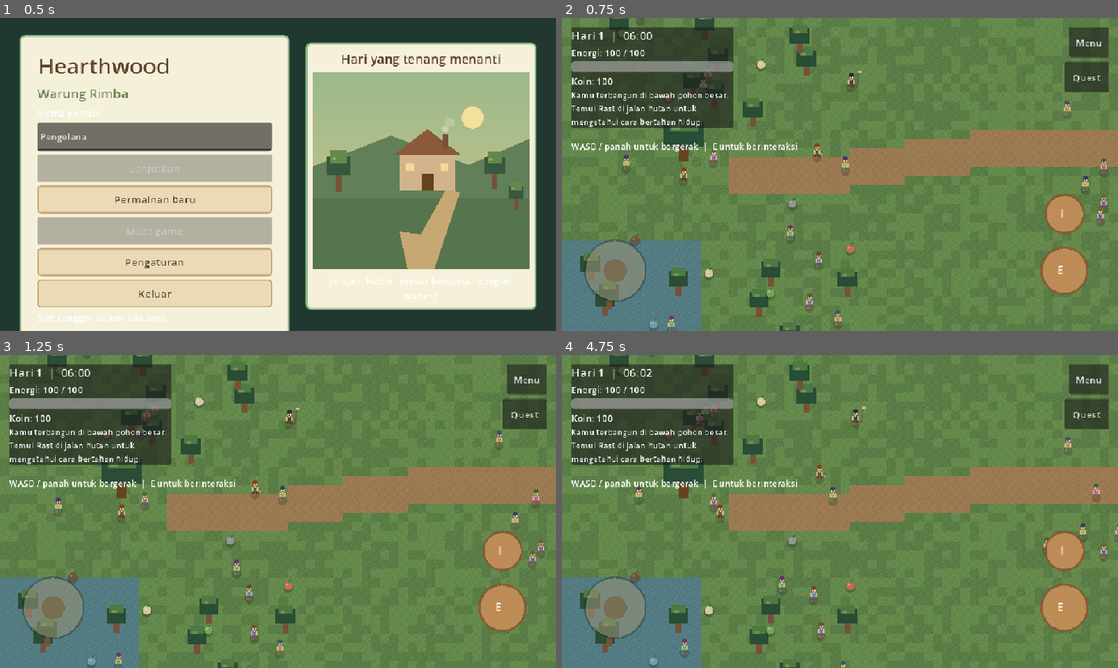
Above: before the commit, frames 1-4 (two rows, left to right).
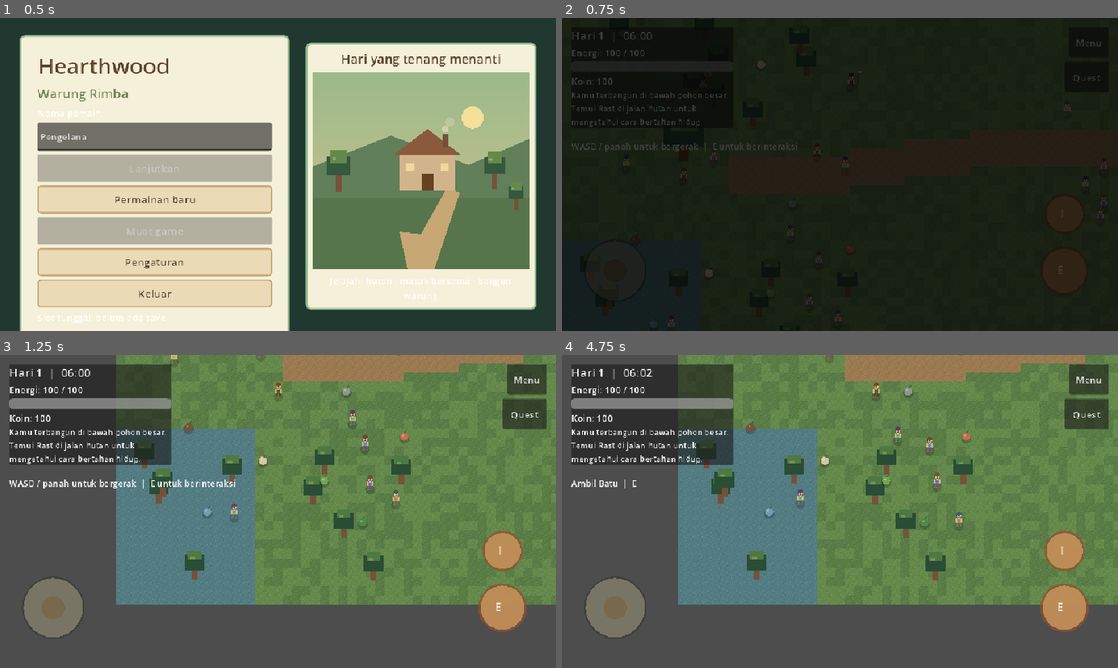
Above: after the commit, the same moments.

Repository: FerrDxD/hearthwood-rimba
Game: Godot game, scene res://scenes/MainMenu.tscn
The game is run twice, just before and just after one commit, with the same random seed, the same clock (stepped at 60 frames per second) and the same inputs. Sound files missing from this copy of the repository are replaced by a short silence.
Inputs (mouse positions are in pixels of both pictures, inside the frame that each line leads up to):
- Up to frame 1 (0.5 s): no input
- Up to frame 2 (0.75 s): click "Permainan baru" at 0.5 s
- Up to frame 3 (1.25 s): no input
- Up to frame 4 (4.75 s): click "Quest" at 1.25 s; click "Menu" at 2 s; tap Enter at 2.75 s; drag from (840, 511) to (895, 442) at 2.77 s; drag from (728, 527) to (812, 574) at 3.52 s; move the mouse to (895, 442) at 4.27 s; hold D (move_right) from 4.28 s (still down); hold E (interact) from 4.28 s (still down); click (895, 442) at 4.42 s

Frame 1 is identical in both runs. In frame 2, 100% of the frame differs, in the area x 0-100%, y 0-100%; in frame 3, 54%; in frame 4, 54%.
Error in both runs: Invalid access to property or key 'visible' on a base object of type 'Nil'. (res://scripts/ui/QuestUI.gd:38)

Commit message:
feat(zone): implementasi arsitektur 6 zona rimba dan transisi fade di World.gd

Diff:
--- a/scripts/world/World.gd
+++ b/scripts/world/World.gd
@@ -10,6 +10,24 @@
 const BED_INTERACTION_RADIUS: float = 76.0
 const COOKING_STATION_POSITION: Vector2 = Vector2(1210.0, 478.0)
 const COOKING_STATION_INTERACTION_RADIUS: float = 64.0
+const ZONE_RECTS: Dictionary = {
+	"village": Rect2(560.0, 0.0, 1040.0, 880.0),
+	"forest_zone_1": Rect2(0.0, 960.0, 560.0, 480.0),
+	"forest_zone_2": Rect2(-560.0, 960.0, 560.0, 480.0),
+	"forest_zone_3": Rect2(0.0, 480.0, 560.0, 480.0),
+	"forest_zone_4": Rect2(560.0, -480.0, 560.0, 480.0),
+	"forest_zone_5": Rect2(-560.0, 480.0, 560.0, 480.0),
+	"forest_zone_6": Rect2(0.0, 0.0, 560.0, 480.0),
+}
+const ZONE_NAMES: Dictionary = {
+	"village": "Desa Hearthwood",
+	"forest_zone_1": "Pintu Rimba",
+	"forest_zone_2": "Aliran Sungai Bebatuan",
+	"forest_zone_3": "Pos Penebang Kayu",
+	"forest_zone_4": "Semak Belukar Lembab",
+	"forest_zone_5": "Lembah Akar Purba",
+	"forest_zone_6": "Suaka Pohon Raksasa",
+}
 const TILESET_TEXTURE: Texture2D = preload("res://assets/sprites/tiles/main_tiles.png")
 const NPC_SCENE: PackedScene = preload("res://scenes/NPC.tscn")
 const SHOP_NPC_SCENE: PackedScene = preload("res://scenes/ShopNPC.tscn")
@@ -51,6 +69,14 @@
 	"pak_udin",
 ]
 
+signal zone_changed(zone_id: String, zone_name: String)
+
+var current_zone_id: String = "village"
+var _zone_gates: Array[ZoneGate2D] = []
+var _fade_layer: CanvasLayer
+var _fade_rect: ColorRect
+var _is_transitioning: bool = false
+var _game_state: Node = null
 var _ground: TileMapLayer
 var _random := RandomNumberGenerator.new()
 var _tree_positions: Array[Vector2] = []
@@ -64,8 +90,19 @@
 ]
 
 
+func _init() -> void:
+	if _zone_gates.is_empty():
+		_setup_zones_and_gates()
+
+
 func _ready() -> void:
 	_random.seed = 713
+	_setup_fade_layer()
+	if _zone_gates.is_empty():
+		_setup_zones_and_gates()
+	if _game_state == null and has_node("/root/GameState"):
+		_game_state = get_node("/root/GameState")
+	_update_fallen_tree_barriers()
 	_ground = TileMapLayer.new()
 	_ground.name = "ground"
 	_ground.z_index = -1
@@ -82,6 +119,179 @@
 	queue_redraw()
 
 
+func get_zone_rect(zone_id: String) -> Rect2:
+	return ZONE_RECTS.get(zone_id, Rect2())
+
+
+func get_zone_name(zone_id: String) -> String:
+	return ZONE_NAMES.get(zone_id, "")
+
+
+func get_zone_for_position(pos: Vector2) -> String:
+	for zid in ZONE_RECTS:
+		var rect: Rect2 = ZONE_RECTS[zid]
+		if rect.has_point(pos):
+			return zid
+	return ""
+
+
+func get_zone_gate(source_zone_id: String, target_zone_id: String) -> ZoneGate2D:
+	for gate in _zone_gates:
+		if is_instance_valid(gate) and gate.source_zone_id == source_zone_id and gate.target_zone_id == target_zone_id:
+			return gate
+	return null
+
+
+func change_zone(zone_id: String, target_pos: Vector2, animated: bool = true) -> void:
+	if _is_transitioning:
+		return
+	if animated and is_inside_tree() and _fade_rect != null:
+		_is_transitioning = true
+		var tween := create_tween()
+		tween.tween_property(_fade_rect, "modulate:a", 1.0, 0.2)
+		tween.tween_callback(func():
+			_apply_zone_change(zone_id, target_pos)
+		)
+		tween.tween_property(_fade_rect, "modulate:a", 0.0, 0.2)
+		tween.tween_callback(func():
+			_is_transitioning = false
+		)
+	else:
+		_apply_zone_change(zone_id, target_pos)
+
+
+func _apply_zone_change(zone_id: String, target_pos: Vector2) -> void:
+	current_zone_id = zone_id
+	var player := _find_player()
+	if is_instance_valid(player):
+		player.global_position = target_pos
+		var zone_rect := get_zone_rect(zone_id)
+		if "world_bounds" in player:
+			player.world_bounds = zone_rect
+		var camera: Camera2D = player.get_node_or_null("camera2d")
+		if camera == null:
+			camera = player.get_node_or_null("Camera2D")
+		if camera != null:
+			camera.limit_left = int(zone_rect.position.x)
+			camera.limit_top = int(zone_rect.position.y)
+			camera.limit_right = int(zone_rect.end.x)
+			camera.limit_bottom = int(zone_rect.end.y)
+	zone_changed.emit(zone_id, get_zone_name(zone_id))
+
+
+func _on_gate_triggered(target_zone_id: String, target_spawn_pos: Vector2) -> void:
+	change_zone(target_zone_id, target_spawn_pos, true)
+
+
+func _find_player() -> Node2D:
+	if not is_inside_tree():
+		return null
+	var players := get_tree().get_nodes_in_group("player")
+	if not players.is_empty():
+		return players[0] as Node2D
+	if get_parent() != null:
+		var p := get_parent().get_node_or_null("Player") as Node2D
+		if p != null:
+			return p
+	return get_tree().root.find_child("Player", true, false) as Node2D
+
+
+func _setup_fade_layer() -> void:
+	if _fade_layer != null:
+		return
+	_fade_layer = CanvasLayer.new()
+	_fade_layer.layer = 100
+	_fade_rect = ColorRect.new()
+	_fade_rect.color = Color.BLACK
+	_fade_rect.modulate.a = 0.0
+	_fade_rect.mouse_filter = Control.MOUSE_FILTER_IGNORE
+	_fade_rect.set_anchors_preset(Control.PRESET_FULL_RECT)
+	_fade_layer.add_child(_fade_rect)
+	add_child(_fade_layer)
+
+
+func _setup_zones_and_gates() -> void:
+	if not _zone_gates.is_empty():
+		return
+
+	# Village <-> Forest Zone 1
+	_create_gate("village", "forest_zone_1", Vector2(565.0, 440.0), Vector2(530.0, 1200.0), Vector2(16.0, 128.0))
+	_create_gate("forest_zone_1", "village", Vector2(550.0, 1200.0), Vector2(590.0, 440.0), Vector2(16.0, 128.0))
+
+	# Forest Zone 1 <-> Forest Zone 2
+	_create_gate("forest_zone_1", "forest_zone_2", Vector2(10.0, 1200.0), Vector2(-30.0, 1200.0), Vector2(16.0, 128.0))
+	_create_gate("forest_zone_2", "forest_zone_1", Vector2(-10.0, 1200.0), Vector2(30.0, 1200.0), Vector2(16.0, 128.0))
+
+	# Forest Zone 1 <-> Forest Zone 3
+	_create_gate("forest_zone_1", "forest_zone_3", Vector2(280.0, 970.0), Vector2(280.0, 930.0), Vector2(128.0, 16.0))
+	_create_gate("forest_zone_3", "forest_zone_1", Vector2(280.0, 950.0), Vector2(280.0, 990.0), Vector2(128.0, 16.0))
+
+	# Forest Zone 1 <-> Forest Zone 4
+	_create_gate("forest_zone_1", "forest_zone_4", Vector2(500.0, 970.0), Vector2(840.0, -20.0), Vector2(64.0, 16.0))
+	_create_gate("forest_zone_4", "forest_zone_1", Vector2(840.0, -10.0), Vector2(500.0, 1000.0), Vector2(64.0, 16.0))
+
+	# Forest Zone 2 <-> Forest Zone 5
+	_create_gate("forest_zone_2", "forest_zone_5", Vector2(-280.0, 970.0), Vector2(-280.0, 930.0), Vector2(128.0, 16.0))
+	_create_gate("forest_zone_5", "forest_zone_2", Vector2(-280.0, 950.0), Vector2(-280.0, 990.0), Vector2(128.0, 16.0))
+
+	# Forest Zone 3 <-> Forest Zone 5
+	_create_gate("forest_zone_3", "forest_zone_5", Vector2(10.0, 720.0), Vector2(-30.0, 720.0), Vector2(16.0, 128.0))
+	_create_gate("forest_zone_5", "forest_zone_3", Vector2(-10.0, 720.0), Vector2(30.0, 720.0), Vector2(16.0, 128.0))
+
+	# Forest Zone 3 <-> Forest Zone 4
+	_create_gate("forest_zone_3", "forest_zone_4", Vector2(550.0, 600.0), Vector2(600.0, -240.0), Vector2(16.0, 128.0))
+	_create_gate("forest_zone_4", "forest_zone_3", Vector2(580.0, -240.0), Vector2(530.0, 600.0), Vector2(16.0, 128.0))
+
+	# Forest Zone 3 <-> Forest Zone 6
+	_create_gate("forest_zone_3", "forest_zone_6", Vector2(280.0, 490.0), Vector2(280.0, 450.0), Vector2(128.0, 16.0))
+	_create_gate("forest_zone_6", "forest_zone_3", Vector2(280.0, 470.0), Vector2(280.0, 510.0), Vector2(128.0, 16.0))
+
+	# Forest Zone 5 <-> Forest Zone 6
+	_create_gate("forest_zone_5", "forest_zone_6", Vector2(-50.0, 490.0), Vector2(50.0, 450.0), Vector2(64.0, 16.0))
+	_create_gate("forest_zone_6", "forest_zone_5", Vector2(50.0, 470.0), Vector2(-50.0, 510.0), Vector2(64.0, 16.0))
+
+
+func _create_gate(
+	source_id: String,
+	target_id: String,
+	gate_pos: Vector2,
+	spawn_pos: Vector2,
+	shape_size: Vector2 = Vector2(32.0, 32.0)
+) -> ZoneGate2D:
+	var gate := ZoneGate2D.new()
+	gate.name = "Gate_%s_to_%s" % [source_id, target_id]
+	gate.source_zone_id = source_id
+	gate.target_zone_id = target_id
+	gate.target_spawn_position = spawn_pos
+	gate.position = gate_pos
+
+	var col := CollisionShape2D.new()
+	var rect_shape := RectangleShape2D.new()
+	rect_shape.size = shape_size
+	col.shape = rect_shape
+	gate.add_child(col)
+
+	gate.gate_triggered.connect(_on_gate_triggered)
+	_zone_gates.append(gate)
+	add_child(gate)
+	return gate
+
+
+func _update_fallen_tree_barriers() -> void:
+	var is_unlocked := false
+	if _game_state != null and "is_deep_forest_unlocked" in _game_state:
+		is_unlocked = _game_state.is_deep_forest_unlocked
+	elif has_node("/root/GameState"):
+		var gs = get_node("/root/GameState")
+		if "is_deep_forest_unlocked" in gs:
+			is_unlocked = gs.is_deep_forest_unlocked
+
+	for gate in _zone_gates:
+		if gate.target_zone_id == "forest_zone_6" or gate.target_zone_id == "forest_zone_5":
+			gate.is_blocked = not is_unlocked
+			gate.blocked_dialog_key = "fallen_tree_barrier"
+
+
 func is_near_bed(player_position: Vector2) -> bool:
 	return player_position.distance_to(BED_POSITION) <= BED_INTERACTION_RADIUS
 
--- /dev/null
+++ b/tests/WorldZoneManagerTest.gd
@@ -0,0 +1,55 @@
+extends SceneTree
+
+var signal_received: bool = false
+var signaled_id: String = ""
+var signaled_name: String = ""
+
+func _init() -> void:
+	var world_scene = load("res://scenes/tilemap/MainTileset.tscn")
+	var world = world_scene.instantiate()
+	assert(world.has_method("get_zone_rect"), "World must implement get_zone_rect")
+	assert(world.has_method("change_zone"), "World must implement change_zone")
+	assert(world.has_method("get_zone_name"), "World must implement get_zone_name")
+	assert(world.has_method("get_zone_for_position"), "World must implement get_zone_for_position")
+
+	# Verify all 6 forest zones and village exist
+	var expected_zones = ["village", "forest_zone_1", "forest_zone_2", "forest_zone_3", "forest_zone_4", "forest_zone_5", "forest_zone_6"]
+	for zid in expected_zones:
+		var rect: Rect2 = world.get_zone_rect(zid)
+		assert(rect.size.x > 0 and rect.size.y > 0, "Zone " + zid + " must have valid rect size")
+		assert(world.get_zone_name(zid) != "", "Zone " + zid + " must have a non-empty display name")
+
+	# Verify village rect preserves existing world bounds and positions
+	var village_rect: Rect2 = world.get_zone_rect("village")
+	assert(village_rect.has_point(world.BED_POSITION), "Village rect must contain bed position")
+	assert(village_rect.has_point(world.COOKING_STATION_POSITION), "Village rect must contain cooking station")
+
+	# Verify Great Tree position is within forest_zone_6
+	var f6_rect: Rect2 = world.get_zone_rect("forest_zone_6")
+	assert(f6_rect.has_point(world.GREAT_TREE_POSITION), "forest_zone_6 must contain Great Tree position")
+
+	# Test changing zone directly
+	signal_received = false
+	signaled_id = ""
+	signaled_name = ""
+	world.zone_changed.connect(func(zid, zname):
+		signal_received = true
+		signaled_id = zid
+		signaled_name = zname
+	)
+
+	world.change_zone("forest_zone_1", Vector2(100.0, 1000.0), false)
+	assert(world.current_zone_id == "forest_zone_1", "current_zone_id must update to forest_zone_1")
+	assert(signal_received, "zone_changed signal must be emitted")
+	assert(signaled_id == "forest_zone_1", "Emitted zone_id must match")
+	assert(signaled_name == "Pintu Rimba", "Emitted zone_name must match Pintu Rimba")
+
+	# Verify zone gates exist between key connections
+	assert(world.get_zone_gate("forest_zone_1", "village") != null, "Gate W1->Village must exist")
+	assert(world.get_zone_gate("village", "forest_zone_1") != null, "Gate Village->W1 must exist")
+	assert(world.get_zone_gate("forest_zone_1", "forest_zone_3") != null, "Gate W1->W3 must exist")
+	assert(world.get_zone_gate("forest_zone_3", "forest_zone_6") != null, "Gate W3->W6 must exist")
+
+	world.free()
+	print("WorldZoneManagerTest passed.")
+	quit(0)
